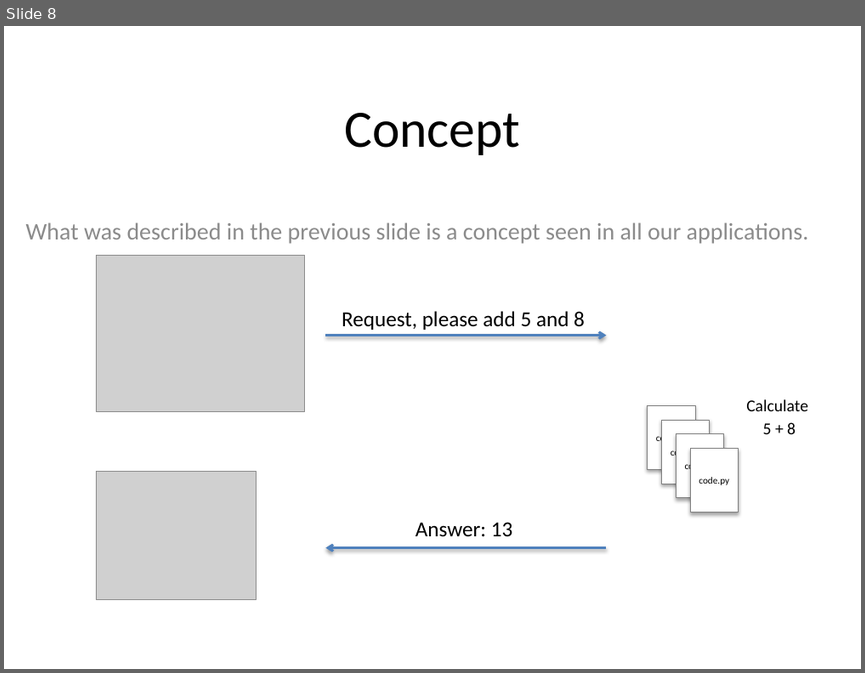
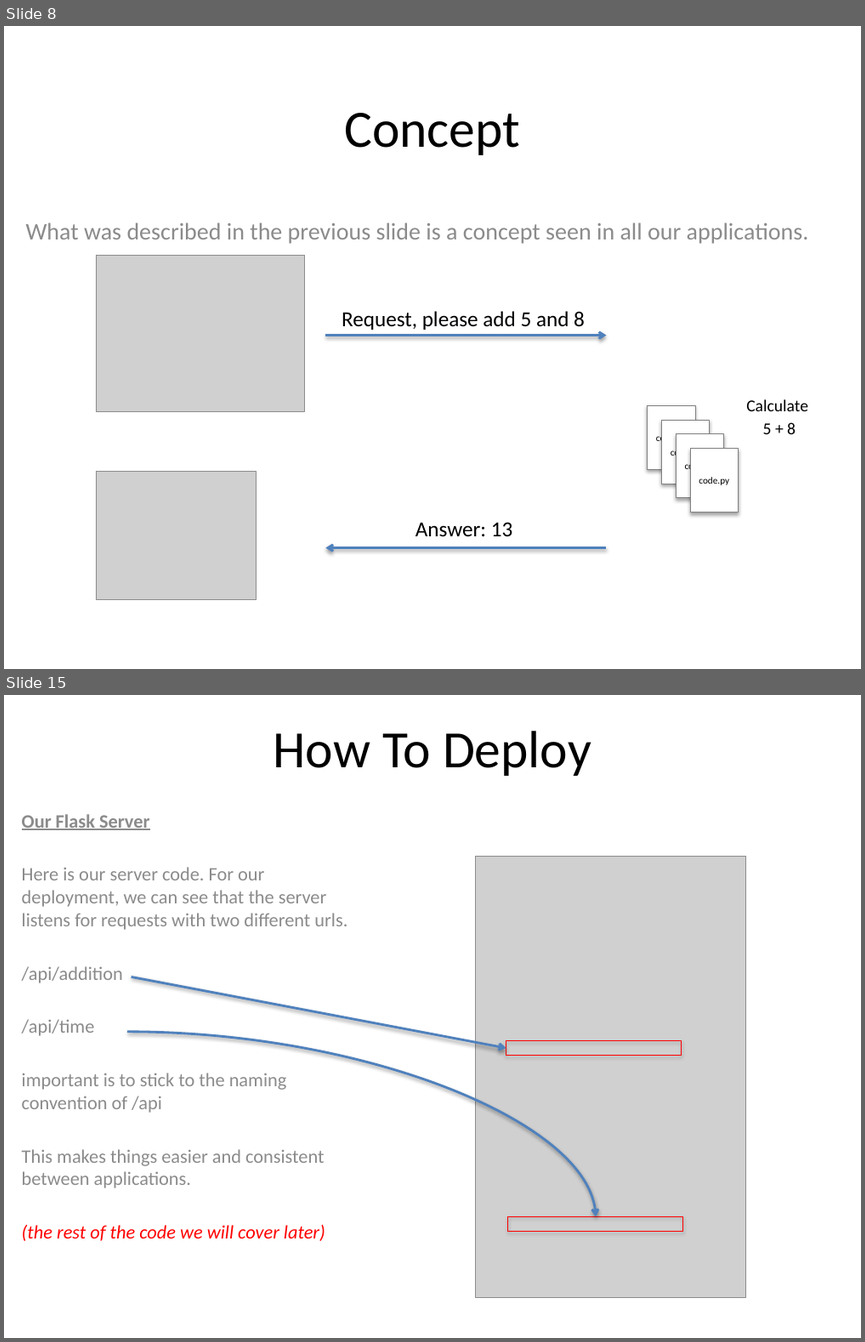
Before and after one commit to SMPirelli/local_dev_example, a slide deck: GuideBook.pptx. Shown one above the other, each under a label of ours: slide 8 before the commit, slides 8 and 15 after it; the slides between them are not shown. The pictures are 865x673 and 865x1342 pixels, drawn with LibreOffice and Linux fonts; fonts in the diff are those of the drawing; grey boxes stand for pictures. Boxes give left, top, right and bottom in pixels: in the first picture for what was removed or moved away, otherwise in the second. Text is boxed around its words. In the diff, an @@ line names an element or a change of style, - is before the commit and + after.

Commit message:
Added Deployment Manual

```diff
--- a/GuideBook.pptx
+++ b/GuideBook.pptx
@@ slide 15 added at box(4, 695, 861, 1338), background #FFFFFF @@
@@ title added at box(273, 731, 591, 776), 44 pt, text #000000 @@
+How To Deploy
@@ subtitle added at box(22, 814, 347, 1241), 16 pt, text #8C8C8C @@
+Our Flask Server
+Here is our server code. For our deployment, we can see that the server listens for requests with two different urls.
+/api/addition
+/api/time
+important is to stick to the naming convention of /api
+This makes things easier and consistent between applications.
+(the rest of the code we will cover later)
@@ picture added at box(475, 857, 746, 1298) @@
@@ arrow added from (131, 977) to (506, 1048), #4F81BD 2 pt @@
@@ curved arrow added from (127, 1032) to (596, 1216), #4F81BD 2 pt @@
@@ rectangle added at box(506, 1040, 681, 1055), outline #FF0000 0.75 pt @@
@@ rectangle added at box(508, 1216, 682, 1231), outline #FF0000 0.75 pt @@
```
Also in this commit, not shown: 5 slides changed, 13 other slides added, 1 other file.
